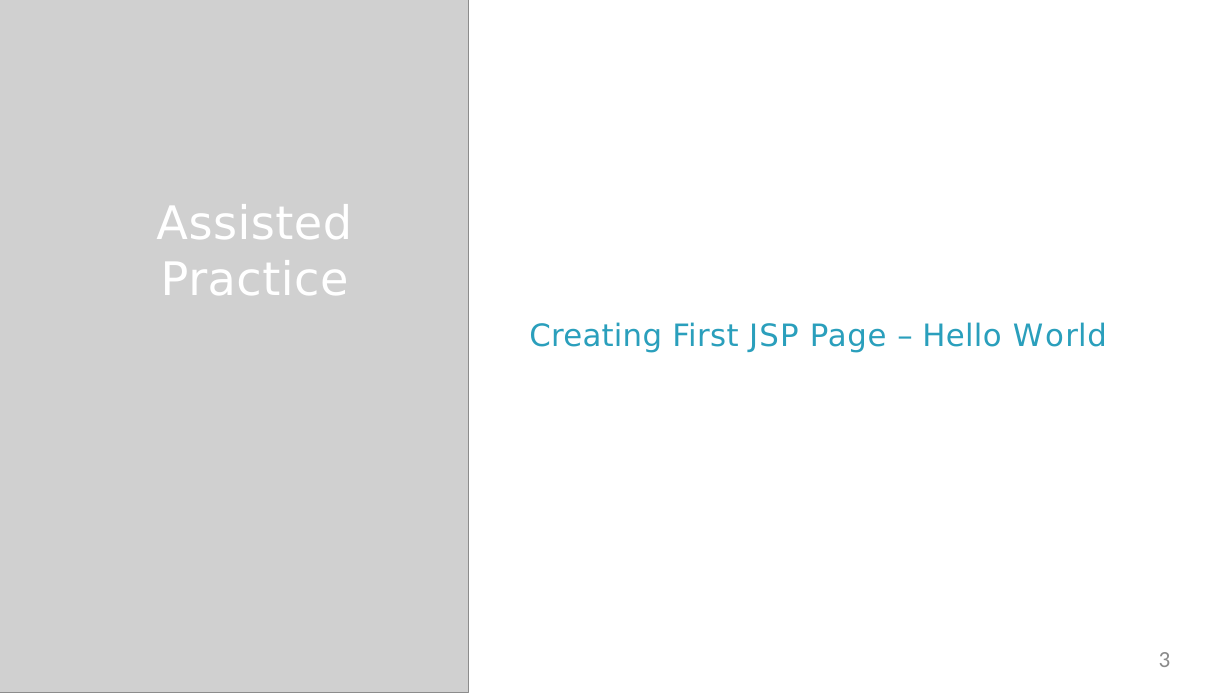
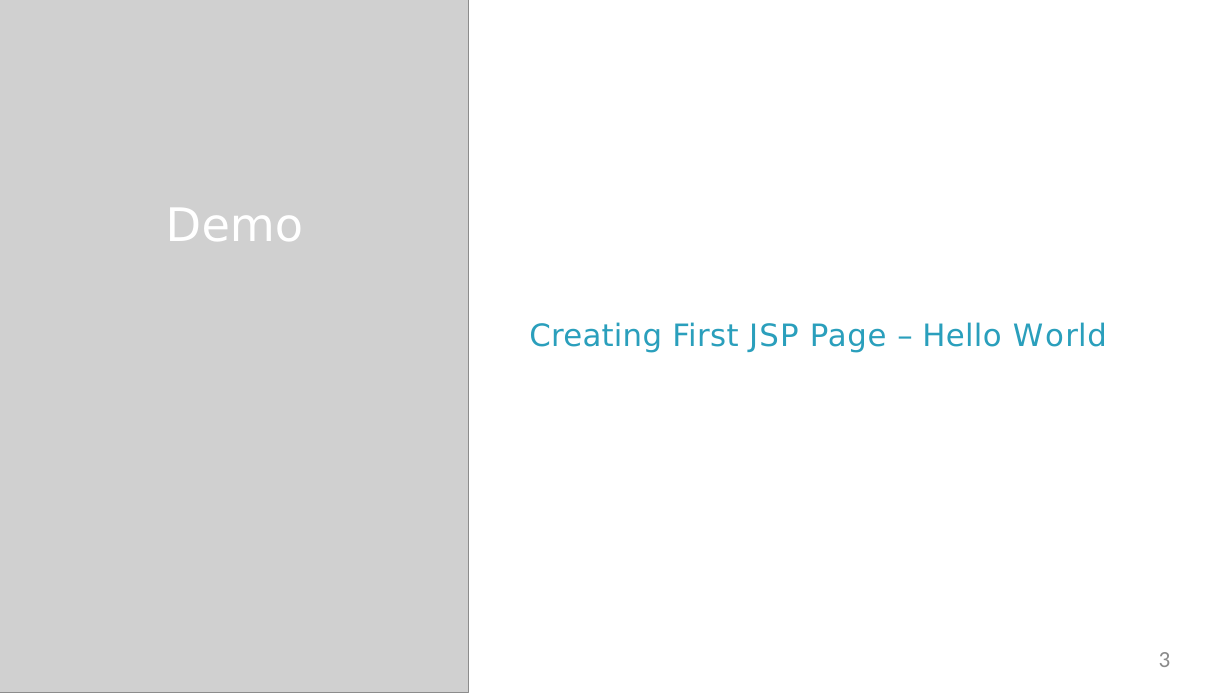
Before and after one commit to StevenJoseph19/DXC-FSD, a slide deck: slide 3 of 2. Web Development and Database/Day 14/Slides/2. JSP Fundamentals/2-java-ee-java-server-pages-m2-slides.pptx. Drawn at 1232x693 pixels with LibreOffice and Linux fonts; fonts in the diff are those of the drawing; grey boxes stand for pictures. Boxes give left, top, right and bottom in pixels: in the first picture for what was removed or moved away, otherwise in the second. Text is boxed around its words. In the diff, an @@ line names an element or a change of style, - is before the commit and + after.

```diff
--- a/2. Web Development and Database/Day 14/Slides/2. JSP Fundamentals/2-java-ee-java-server-pages-m2-slides.pptx
+++ b/2. Web Development and Database/Day 14/Slides/2. JSP Fundamentals/2-java-ee-java-server-pages-m2-slides.pptx
@@ text at (166, 208, 303, 241): text changed @@
-Assisted Practice
+Demo
```
Also in this commit, not shown: 40 other files.
